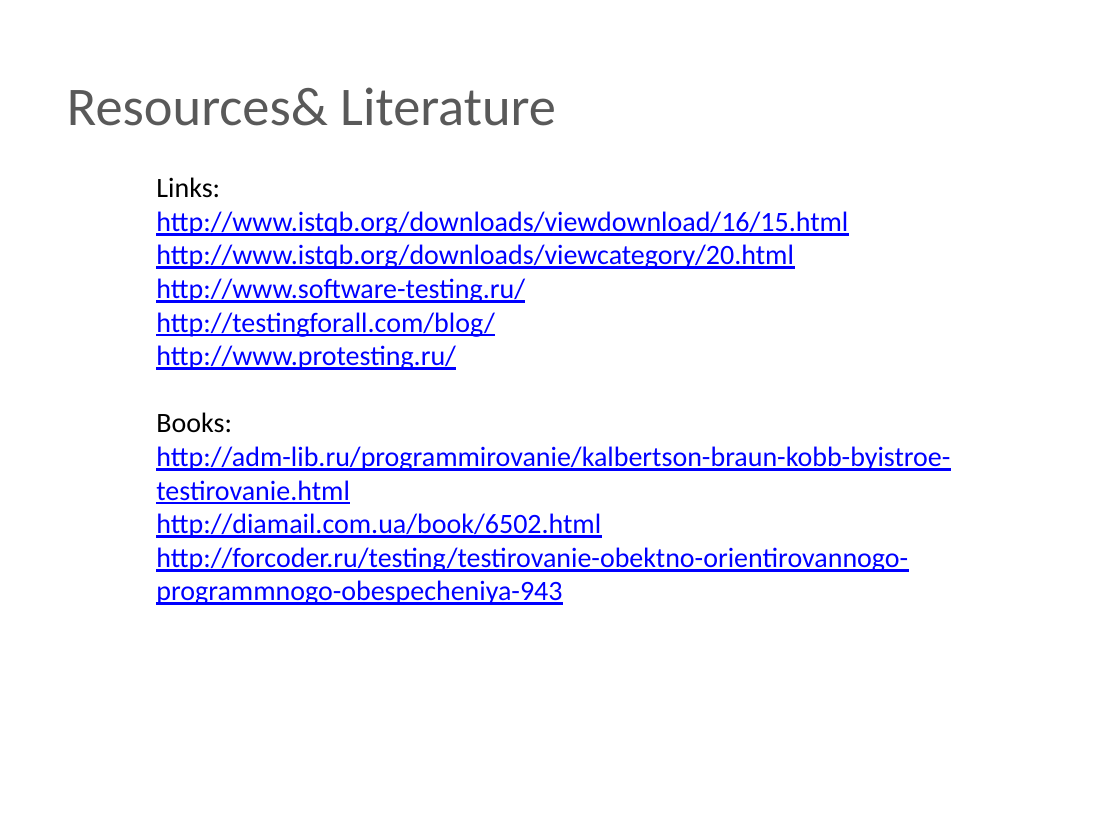
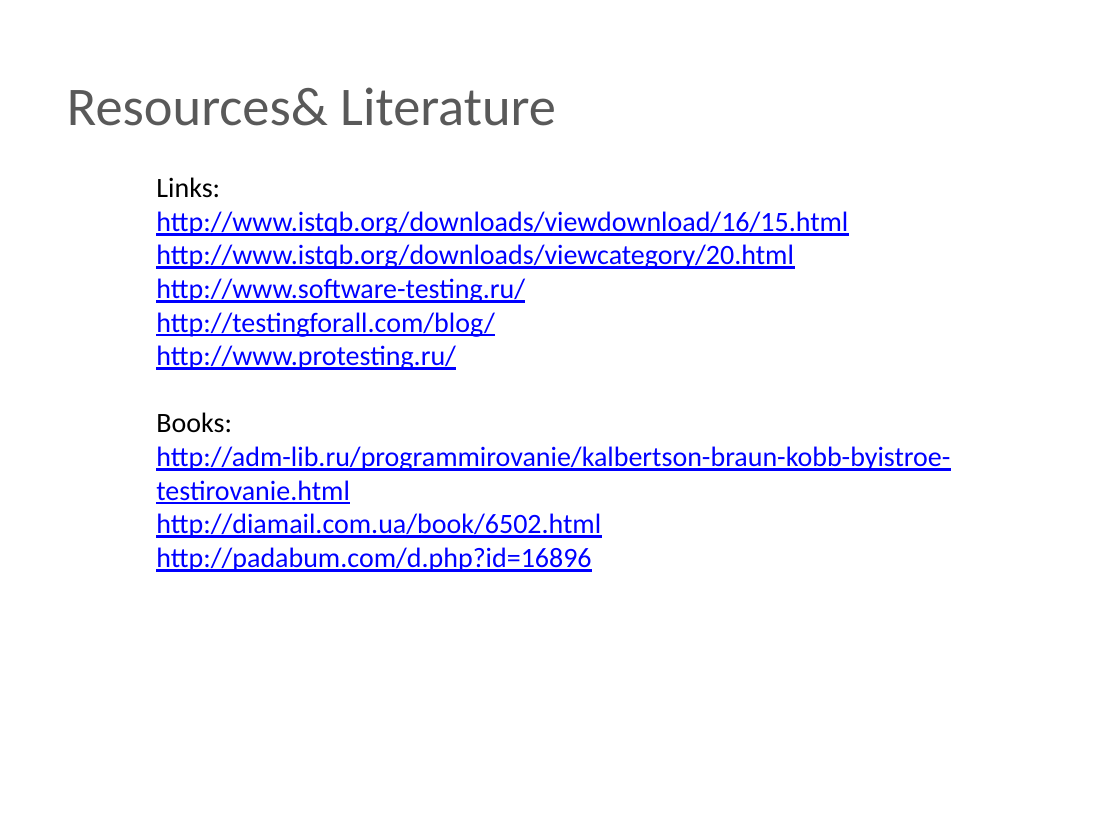
Before and after one commit to BigRacer/swtesting, a slide deck: slide 5 of inna/Занятие1/Занятие 1.pptx. Drawn at 1120x840 pixels with LibreOffice and Linux fonts; fonts in the diff are those of the drawing; background and template pictures are left out. Boxes give left, top, right and bottom in pixels: in the first picture for what was removed or moved away, otherwise in the second. Text is boxed around its words. In the diff, an @@ line names an element or a change of style, - is before the commit and + after.

```diff
--- a/inna/Занятие1/Занятие 1.pptx
+++ b/inna/Занятие1/Занятие 1.pptx
@@ text at bbox=[156, 547, 591, 572]: text changed @@
-http://forcoder.ru/testing/testirovanie-obektno-orientirovannogo-programmnogo-obespecheniya-943
+http://padabum.com/d.php?id=16896
```
Also in this commit, not shown: 7 other files.
